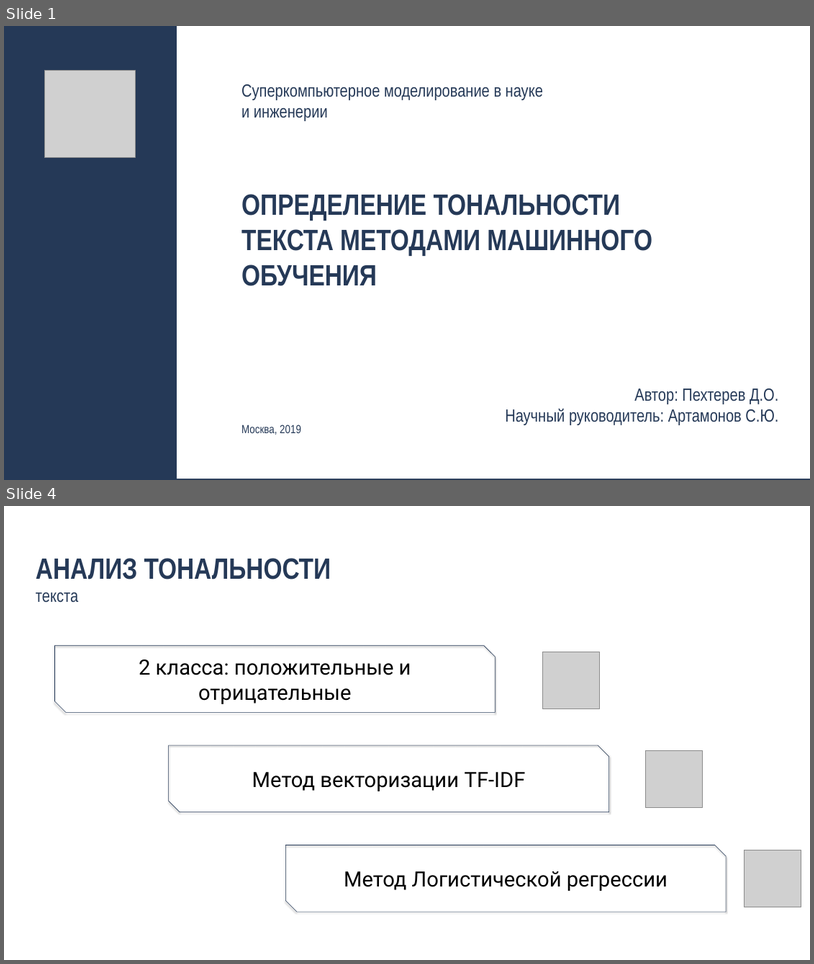
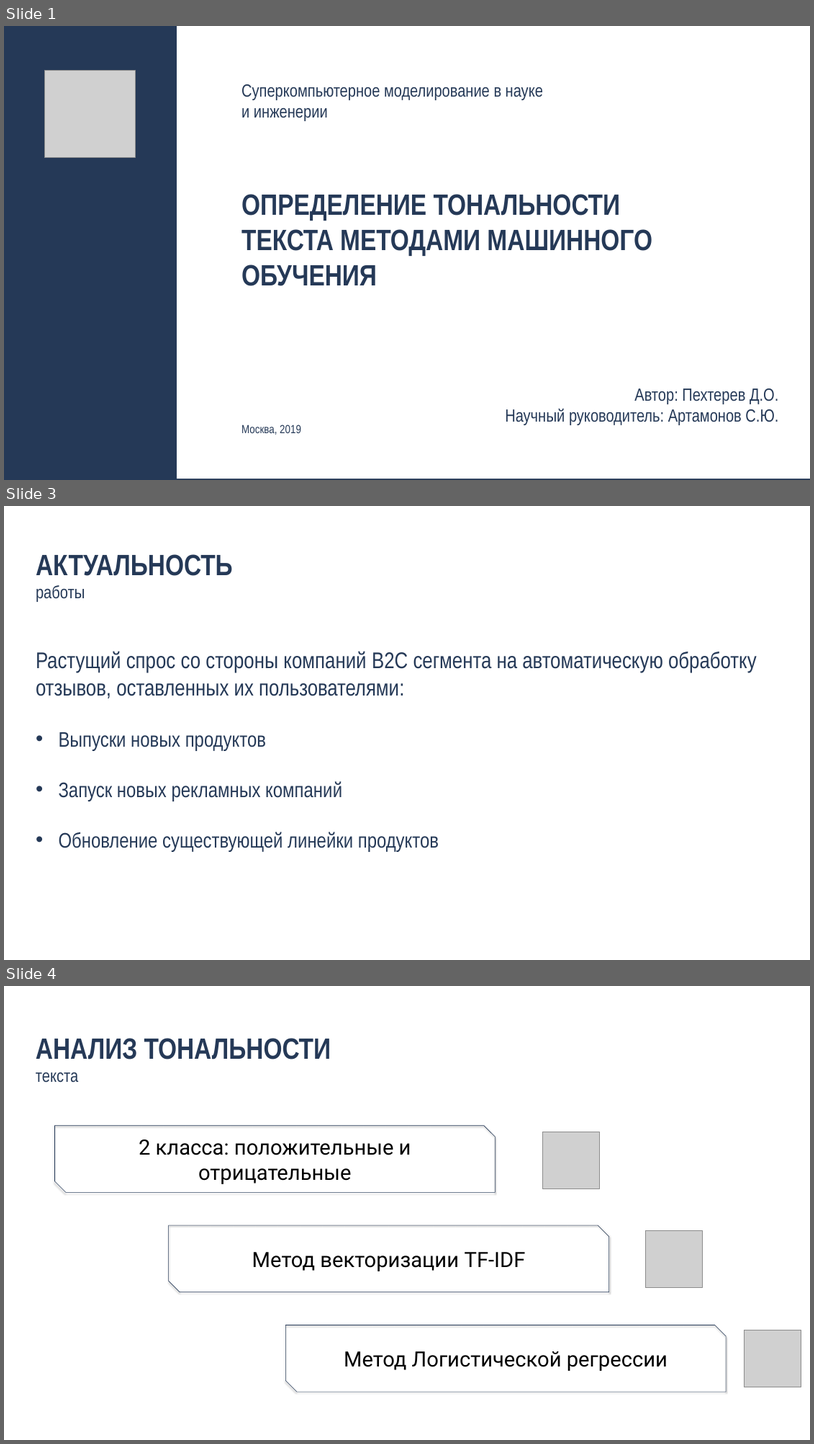
Before and after one commit to pekshin/kursach, a slide deck: Documents/Курсовая работа/Pekhterev_D.pptx. Shown one above the other, each under a label of ours: slides 1 and 4 before the commit, slides 1, 3 and 4 after it; the slides between them are not shown. The pictures are 814x964 and 814x1444 pixels, drawn with LibreOffice and Linux fonts; fonts in the diff are those of the drawing; grey boxes stand for pictures. Boxes give left, top, right and bottom in pixels: in the first picture for what was removed or moved away, otherwise in the second. Text is boxed around its words. In the diff, an @@ line names an element or a change of style, - is before the commit and + after.

```diff
--- a/Documents/Курсовая работа/Pekhterev_D.pptx
+++ b/Documents/Курсовая работа/Pekhterev_D.pptx
@@ slide 3 added at [4, 506, 810, 960], background #FFFFFF @@
@@ text added at [36, 554, 233, 602], 70 pt, text #253957, bold @@
+АКТУАЛЬНОСТЬ
+работы
@@ text added at [36, 651, 757, 851], 54 pt, text #253957 @@
+Растущий спрос со стороны компаний B2C сегмента на автоматическую обработку отзывов, оставленных их пользователями:
+• Выпуски новых продуктов
+• Запуск новых рекламных компаний
+• Обновление существующей линейки продуктов
```
Also in this commit, not shown: 2 slides changed, 5 other slides added, 2 slides removed, 7 other files.
